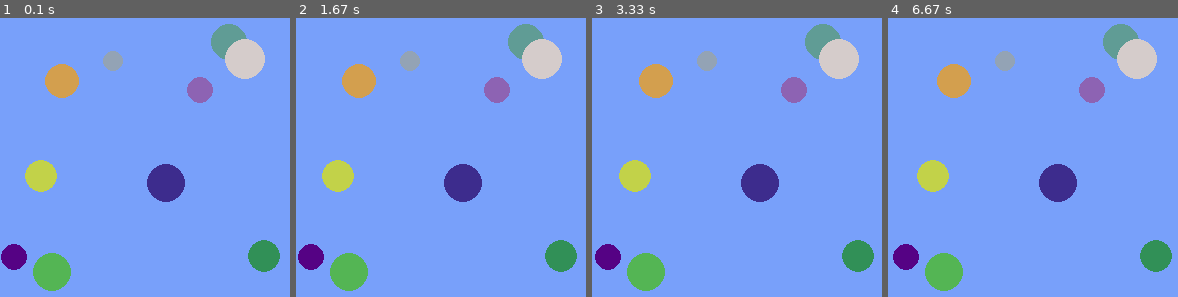
Above: before the commit, frames 1-4 (left to right).
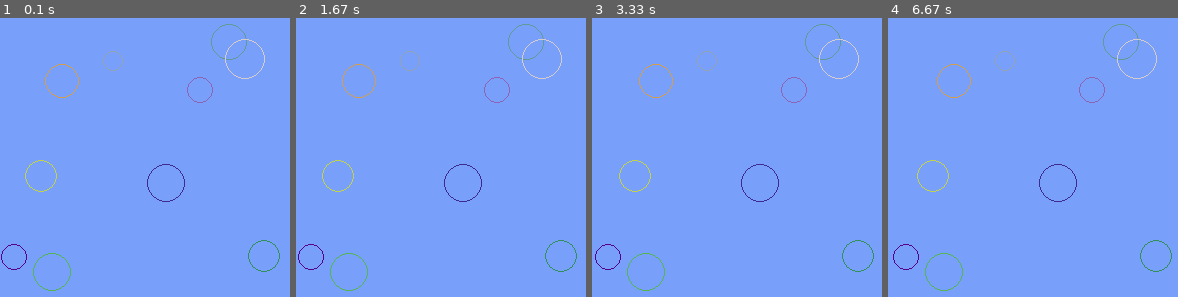
Above: after the commit, the same moments.

Repository: maciejbac/pyGame
Game: pygame game, started from main.py
The game is run twice, just before and just after one commit, with the same random seed, the same clock (stepped at 60 frames per second) and the same inputs.
Inputs:
- Up to frame 1 (0.1 s): no input
- Up to frame 2 (1.67 s): no input
- Up to frame 3 (3.33 s): no input
- Up to frame 4 (6.67 s): no input

The runs differ from the first frame. In frame 1, 8.8% of the frame differs, in the area x 0-97%, y 2-98%; in frame 2, 8.8%; in frame 3, 8.8%; in frame 4, 8.8%.

Commit message:
display() function now converts x and y coordinates to ints before drawing the circles.

Diff:
--- a/main.py
+++ b/main.py
@@ -18,13 +18,16 @@
         self.size = size
 
         self.colour = (random.randint(0, 255), random.randint(0, 255), random.randint(0, 255))
-        self.thickness = 50
+        self.thickness = 1
 
         self.speed = 0.01
         self.angle = math.pi / 2
 
     def display(self):
-        pygame.draw.circle(screen, self.colour, (self.x, self.y), self.size, self.thickness)
+
+        # pygame.draw.circle(screen, self.colour, (self.x, self.y), self.size, self.thickness)
+
+        pygame.draw.circle(screen, self.colour, (int(self.x), int(self.y)), self.size, self.thickness)
 
     def move(self):
         self.x += math.sin(self.angle) * self.speed
